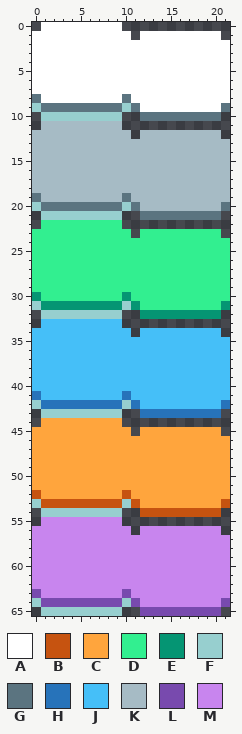
Sprite sheet -- assets/tiles.png. The first picture shows the starting point.
The file is 22x66 pixels.
Palette (. is transparent): A #ffffff  B #c65310  C #ffa53d  D #32ef90  E #059573  F #97cfcf  G #5b7480  H #2773ba  J #45bff8  K #a6bbc5  L #784aae  M #c885ee
Pixels before, first column x 0:
 0 .AAAAAAAAA............
 1 AAAAAAAAAAA.AAAAAAAAA.
 2 AAAAAAAAAAAAAAAAAAAAAA
 3 AAAAAAAAAAAAAAAAAAAAAA
 4 AAAAAAAAAAAAAAAAAAAAAA
 5 AAAAAAAAAAAAAAAAAAAAAA
 6 AAAAAAAAAAAAAAAAAAAAAA
 7 AAAAAAAAAAAAAAAAAAAAAA
 8 GAAAAAAAAAGAAAAAAAAAAA
 9 FGGGGGGGGGFGAAAAAAAAAG
10 .FFFFFFFFF..GGGGGGGGG.
11 .KKKKKKKKK............
12 KKKKKKKKKKK.KKKKKKKKK.
13 KKKKKKKKKKKKKKKKKKKKKK
14 KKKKKKKKKKKKKKKKKKKKKK
15 KKKKKKKKKKKKKKKKKKKKKK
16 KKKKKKKKKKKKKKKKKKKKKK
17 KKKKKKKKKKKKKKKKKKKKKK
18 KKKKKKKKKKKKKKKKKKKKKK
19 GKKKKKKKKKGKKKKKKKKKKK
20 FGGGGGGGGGFGKKKKKKKKKG
21 .FFFFFFFFF..GGGGGGGGG.
22 .DDDDDDDDD............
23 DDDDDDDDDDD.DDDDDDDDD.
24 DDDDDDDDDDDDDDDDDDDDDD
25 DDDDDDDDDDDDDDDDDDDDDD
26 DDDDDDDDDDDDDDDDDDDDDD
27 DDDDDDDDDDDDDDDDDDDDDD
28 DDDDDDDDDDDDDDDDDDDDDD
29 DDDDDDDDDDDDDDDDDDDDDD
30 EDDDDDDDDDEDDDDDDDDDDD
31 FEEEEEEEEEFEDDDDDDDDDE
32 .FFFFFFFFF..EEEEEEEEE.
33 .JJJJJJJJJ............
34 JJJJJJJJJJJ.JJJJJJJJJ.
35 JJJJJJJJJJJJJJJJJJJJJJ
36 JJJJJJJJJJJJJJJJJJJJJJ
37 JJJJJJJJJJJJJJJJJJJJJJ
38 JJJJJJJJJJJJJJJJJJJJJJ
39 JJJJJJJJJJJJJJJJJJJJJJ
40 JJJJJJJJJJJJJJJJJJJJJJ
41 HJJJJJJJJJHJJJJJJJJJJJ
42 FHHHHHHHHHFHJJJJJJJJJH
43 .FFFFFFFFF..HHHHHHHHH.
44 .CCCCCCCCC............
45 CCCCCCCCCCC.CCCCCCCCC.
46 CCCCCCCCCCCCCCCCCCCCCC
47 CCCCCCCCCCCCCCCCCCCCCC
48 CCCCCCCCCCCCCCCCCCCCCC
49 CCCCCCCCCCCCCCCCCCCCCC
50 CCCCCCCCCCCCCCCCCCCCCC
51 CCCCCCCCCCCCCCCCCCCCCC
52 BCCCCCCCCCBCCCCCCCCCCC
53 FBBBBBBBBBFBCCCCCCCCCB
54 .FFFFFFFFF..BBBBBBBBB.
55 .MMMMMMMMM............
56 MMMMMMMMMMM.MMMMMMMMM.
57 MMMMMMMMMMMMMMMMMMMMMM
58 MMMMMMMMMMMMMMMMMMMMMM
59 MMMMMMMMMMMMMMMMMMMMMM
60 MMMMMMMMMMMMMMMMMMMMMM
61 MMMMMMMMMMMMMMMMMMMMMM
62 MMMMMMMMMMMMMMMMMMMMMM
63 LMMMMMMMMMLMMMMMMMMMMM
64 FLLLLLLLLLFLMMMMMMMMML
65 .FFFFFFFFF..LLLLLLLLL.
The result:
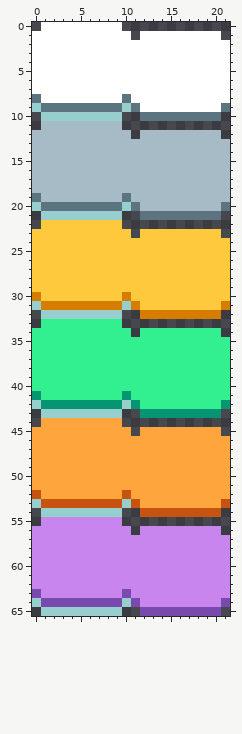
The exact change:
colour D: #32ef90 -> #ffc93d
colour E: #059573 -> #d67d00
colour H: #2773ba -> #059573
colour J: #45bff8 -> #32ef90
